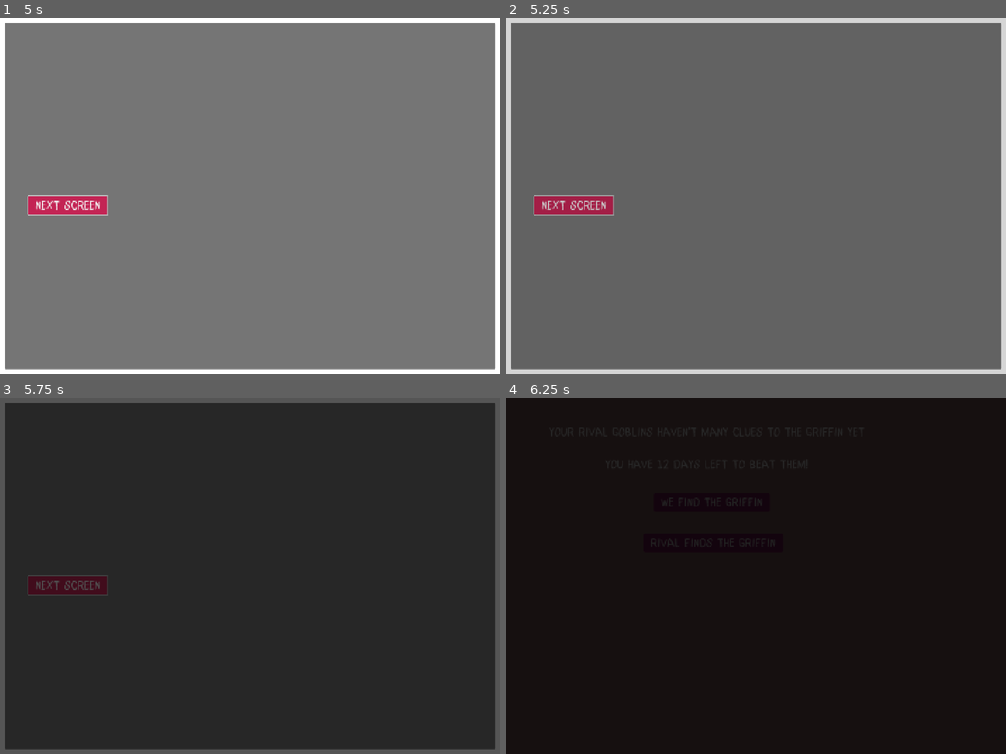
Above: before the commit, frames 1-4 (two rows, left to right).
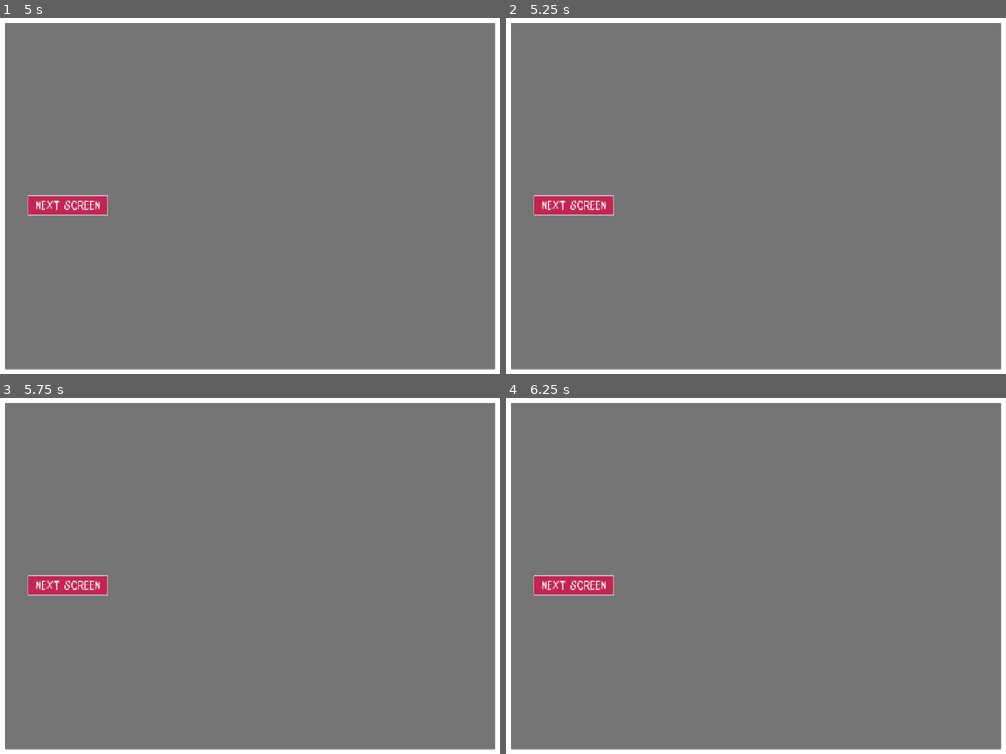
Above: after the commit, the same moments.

Repository: hawkstein/gdwj81-expedition
Game: Godot game, scene res://ui-scenes/start.tscn
Two runs of this game, one before a commit and one after it. Both use one fixed random seed, a clock stepped at 60 frames per second and the inputs below.
Inputs:
- Up to frame 1 (5 s): click "Start" at 0.5 s; click "Start" at 1.25 s; click "Let's go!" at 2 s; click "Let's go!" at 2.75 s; click "Let's go!" at 3.5 s; click "next screen" at 4.25 s
- Up to frame 2 (5.25 s): click "next screen" at 5 s
- Up to frame 3 (5.75 s): no input
- Up to frame 4 (6.25 s): click "next screen" at 5.75 s

Frame 1 is identical in both runs. In frame 2, 5.5% of the frame differs, in the area x 0-100%, y 0-100%; in frame 3, 100%; in frame 4, 100%.
Error after the commit: Parse Error: Expected indented block after "for" block. (res://game_manager.gd:78)

Commit message:
setup initial location gen

Diff:
--- a/game_manager.gd
+++ b/game_manager.gd
@@ -1,4 +1,132 @@
 extends Node
 
+var location_names := ["Goblinestone","Grubham", "Stinkton","Shroomburg","Near Lichen","Far Lichen"]
+var edges := [[1,2],[1,3],[2,4],[2,5],[3,4],[3,6],[4,5],[4,6]] # [location_index, location_index]
+var mushroom_names := ["Big Ol' Conecaps","Witches Teats","Stinky Todgers","Dragon Saddles","Ogre's Puffball", \
+"Fairy Redcaps","Lil' Gnomecaps","The Unicorn","Funeral Bell","Wizard's Inkcap","Elvish Ear", \
+"King's Cup","Brittlestem","Bolete", "Shank","Polypore", "Gill", "Deathcap"]
+
+var days_left := 30
+var locations := []
+var useless_shrooms := []
+
 func _ready() -> void:
-	print("starting game manager")
+	initialise_game()
+
+func initialise_game() -> void:
+	#print("initialising locations")
+	mushroom_names.shuffle()
+	for location_name in location_names:
+		var location = Location.new(location_name)
+		locations.append(location)
+
+	# setup mushrooms in their home locations
+	var slice_pos := 0
+	for location in locations:
+		var local_mushrooms = mushroom_names.slice(slice_pos, slice_pos + 3)
+		var size = local_mushrooms.size()
+		for i in range(size):
+			var secondary = local_mushrooms[(i + 1) % size]
+			var tertiary = local_mushrooms[(i + 2) % size]
+			var chances:Array[Array] = [[0.3, local_mushrooms[i]], [ 0.2, secondary ], [ 0.1, tertiary ]]
+			location.add_forest(chances)
+		slice_pos += 3
+
+	# distribute around the rest of the locations
+	slice_pos = 0
+	var picker_array = create_pick_array()
+	for location in locations:
+		var local_mushrooms = mushroom_names.slice(slice_pos, slice_pos + 3)
+		for shroom in local_mushrooms:
+			if picker_array.size() <= 0:
+				picker_array = create_pick_array()
+			var target = picker_array.pop_back()
+			locations[target].add_mushroom_to_next_forest(0.2, shroom)
+		slice_pos += 3
+
+	slice_pos = 0
+	picker_array = create_pick_array()
+	for location in locations:
+		var local_mushrooms = mushroom_names.slice(slice_pos, slice_pos + 3)
+		for shroom in local_mushrooms:
+			if picker_array.size() <= 0:
+				picker_array = create_pick_array()
+			var target = picker_array.pop_back()
+			locations[target].add_mushroom_to_next_forest(0.1, shroom)
+		slice_pos += 3
+
+	for location_index in range(locations.size()):
+		locations[location_index].add_random_chance()
+		locations[location_index].connections = get_connected_villages(location_index)
+
+	# decide what mushrooms have no value this game
+	while useless_shrooms.size() < 6:
+		var potentially_useless = mushroom_names.slice(3)
+		var pick = potentially_useless.pick_random()
+		if not useless_shrooms.has(pick):
+			useless_shrooms.append(pick)
+
+#	open up the first two forests at Goblinestone and 1st map
+	var goblinestone = locations[0]
+	goblinestone.forests[0].discovered = true
+	var second_forest = randi_range(1, 2)
+	goblinestone.forests[second_forest].discovered = true
+	var missing_forest = 3 - second_forest
+	goblinestone.maps.append([0, missing_forest]) #[location_index, forest_index]
+
+#	add maps to locations
+	for location in locations:
+
+#	setup prices for each location based on distance
+#	add market mods
+#	pick where the griffen is located, replace 0.1 probability
+
+
+func create_pick_array() -> Array[int]:
+	var picker:Array[int] = []
+	for i in range(location_names.size()):
+		picker.append(i)
+	picker.shuffle()
+	return picker
+
+func get_connected_villages(start:int) -> Array:
+	var connections = edges.filter(func(edge:Array): return edge.filter(func(node:int): return node == start).size() > 0)
+	var villages = connections.map(func(edge:Array): return edge.filter(func(node:int): return node != start)[0])
+	return villages
+
+func distance_between_locations(start:int, target:int) -> int:
+	#BFS for days travel between locations
+	if start == target:
+		return 0
+
+	var queue = []
+	queue.append([start, 0])  #[location_index, distance]
+	var visited = {start: true}
+	var queue_index = 0
+
+	while queue_index < queue.size():
+		var current = queue[queue_index]
+		var node = current[0]
+		var distance = current[1]
+		queue_index += 1
+
+		# Check neighbors
+		for neighbor in locations[node].connections:
+			if neighbor == target:
+				return distance + 1
+			if not visited.has(neighbor):
+				visited[neighbor] = true
+				queue.append([neighbor, distance + 1])
+	return -1
+
+func print_locations():
+	print("useless shrooms")
+	print(useless_shrooms)
+	print("\n")
+
+	for location in locations:
+		print(location.display_name)
+		for forest in location.forests:
+			print("  ", forest.forest_name)
+			for chance in forest.mushrooms:
+				print("    ", chance[0], " - ", chance[1])
--- /dev/null
+++ b/map/location.gd
@@ -0,0 +1,46 @@
+extends Node
+class_name Location
+
+var display_name := ""
+var forests: Array[Forest] = []
+var connections := []
+var maps := []
+var griffin_clue := true
+var next_forest := 0
+var has_griffen := false
+
+var prices
+# mushroom values and type of price
+
+class Forest:
+	var forest_name := ""
+	var mushrooms:Array[Array]
+	var has_griffen := false
+	var discovered_mushrooms:Array[String] = []
+	var discovered := false
+
+func _init(p_display_name:String):
+	display_name = p_display_name
+
+func add_forest(mushroom_chances:Array[Array]) -> void:
+	var forest = Forest.new()
+	forest.forest_name = display_name + " " + str(forests.size()+1)
+	forest.mushrooms = mushroom_chances
+	forests.append(forest)
+
+func add_mushroom_to_next_forest(chance:float, mushroom:String) -> void:
+	var forest = forests[next_forest]
+	forest.mushrooms.append([chance, mushroom])
+	next_forest += 1
+	if (next_forest >= forests.size()):
+		next_forest = 0
+
+func add_random_chance() -> void:
+	var forest = forests.pick_random()
+	var bonus_chance = forest.mushrooms.pick_random()
+	bonus_chance[0] += 0.1
+
+	var total_probability = 0.0;
+	for m in forest.mushrooms:
+		total_probability += m[0]
+	assert(is_equal_approx(total_probability, 1.0), "Probability missing")
--- a/map/map.tscn
+++ b/map/map.tscn
@@ -1,10 +1,8 @@
-[gd_scene load_steps=3 format=3 uid="uid://bmforggwv6th2"]
+[gd_scene load_steps=2 format=3 uid="uid://bmforggwv6th2"]
 
-[ext_resource type="Script" uid="uid://bjxk6k7w2rfid" path="res://map/map.gd" id="1_a0dt8"]
 [ext_resource type="Theme" uid="uid://c6hyu8hna1sh7" path="res://ui-scenes/default.tres" id="2_4hjbm"]
 
 [node name="Map" type="Node2D"]
-script = ExtResource("1_a0dt8")
 
 [node name="Background" type="ColorRect" parent="."]
 offset_right = 1440.0
Not shown, added: map/location.gd.uid
